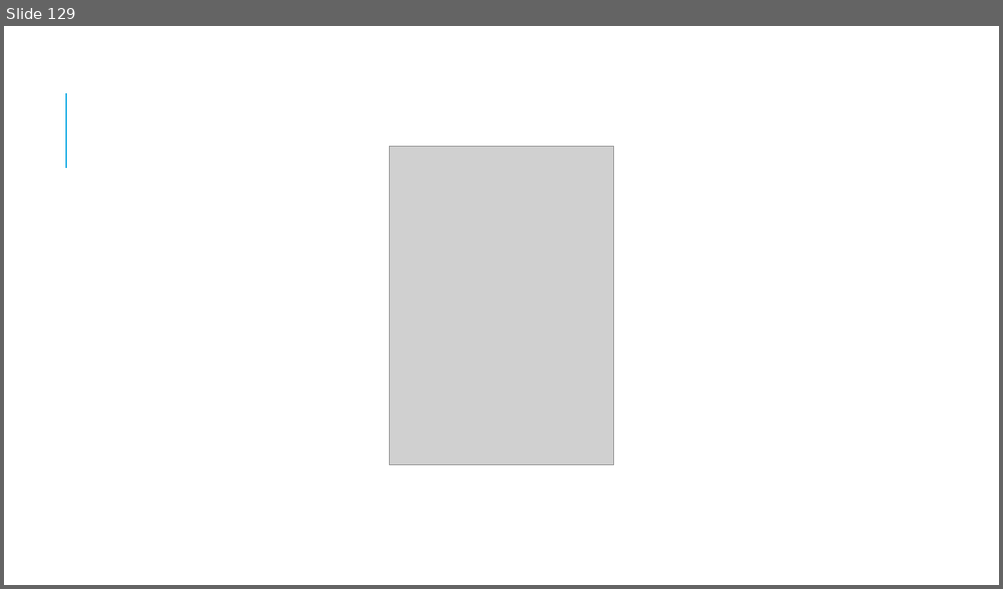
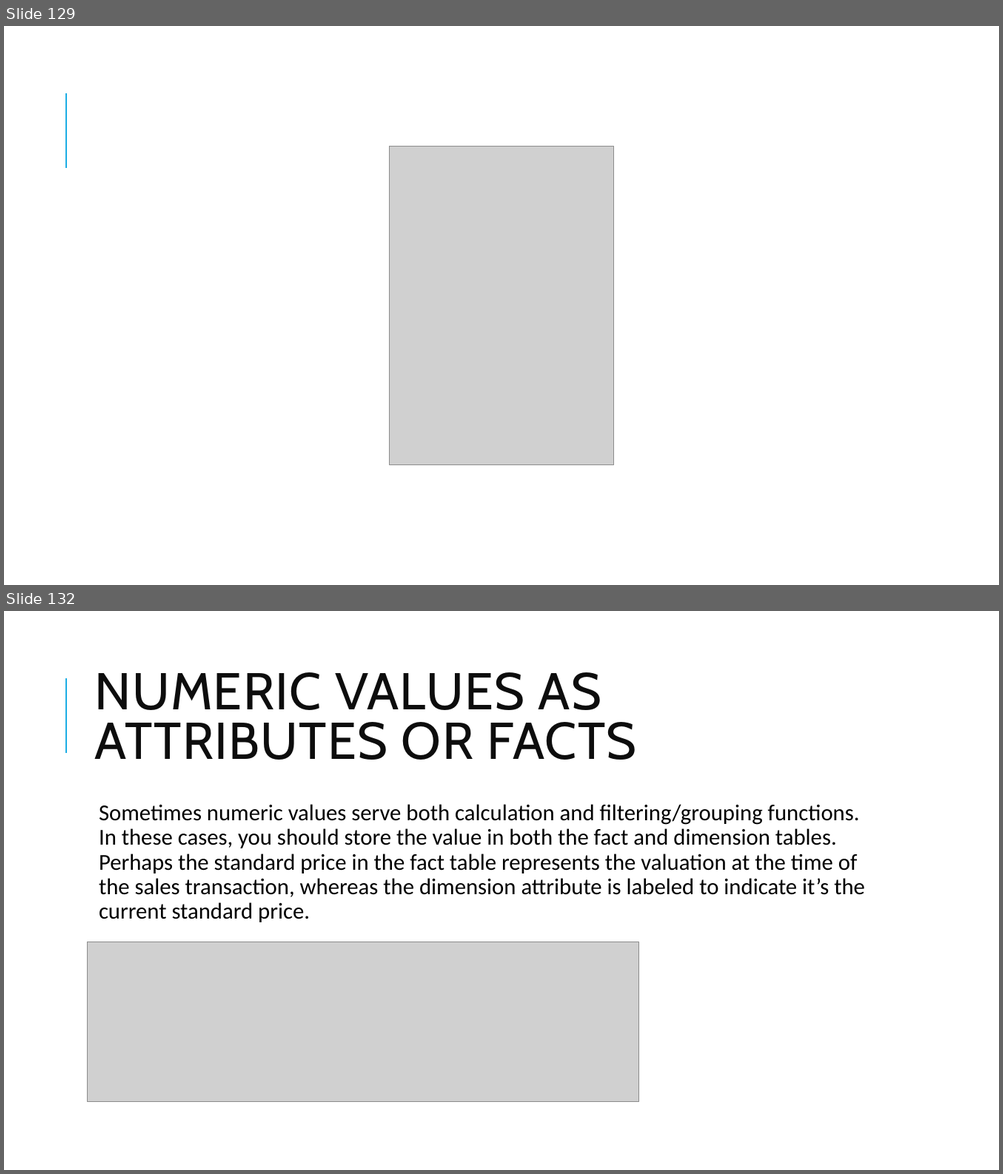
Before and after one commit to patrickbiesheuveltraining/datamodeling, a slide deck: Modeling techniques.pptx. Shown one above the other, each under a label of ours: slide 129 before the commit, slides 129 and 132 after it; the slides between them are not shown. The pictures are 1003x589 and 1003x1174 pixels, drawn with LibreOffice and Linux fonts; fonts in the diff are those of the drawing; grey boxes stand for pictures. Boxes give left, top, right and bottom in pixels: in the first picture for what was removed or moved away, otherwise in the second. Text is boxed around its words. In the diff, an @@ line names an element or a change of style, - is before the commit and + after.

```diff
--- a/Modeling techniques.pptx
+++ b/Modeling techniques.pptx
@@ slide 132 added at (4, 611, 999, 1170), background #FFFFFF; not listed: 1 template element that a slide beside it also shows @@
@@ title added at (95, 672, 637, 760), 50 pt, text #0D0D0D @@
+NUMERIC VALUES AS ATTRIBUTES OR FACTS
@@ text added at (99, 804, 865, 923), 22 pt, text #000000 @@
+  Sometimes numeric values serve both calculation and filtering/grouping functions. In these cases, you should store the value in both the fact and dimension tables. Perhaps the standard price in the fact table represents the valuation at the time of the sales transaction, whereas the dimension attribute is labeled to indicate it’s the current standard price.
@@ picture added at (88, 943, 639, 1102) @@
```
Also in this commit, not shown: 15 other slides added.
